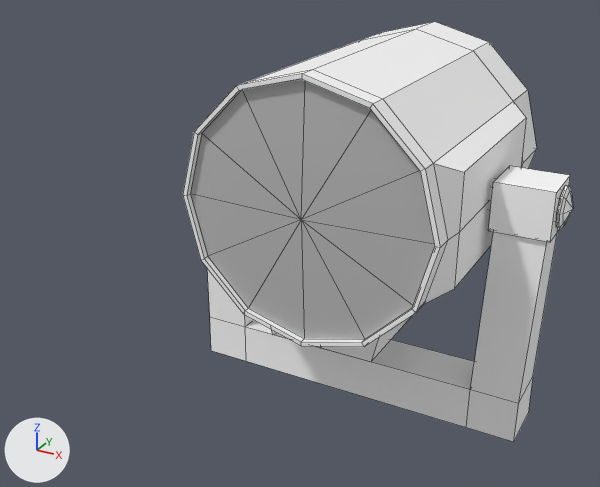
The FBX model Assets/Models/ENV_Models/LightBeacon/ENV_BeaconOfLight.fbx as it was, and as the next commit left it.
Rendered twice from a 50 mm camera at (0.0356, -0.08, 0.0566) aimed at (-0.0036, -0.0088, 0.021). Every picture has the same lights, and +X, +Y and +Z are marked at lower left. Mesh edges are drawn as thin lines. Where no turn or scale is listed for an object, it has been applied to the vertices.

The first picture shows 'ENV_Beacon', 'ENV_BeaconLight'.
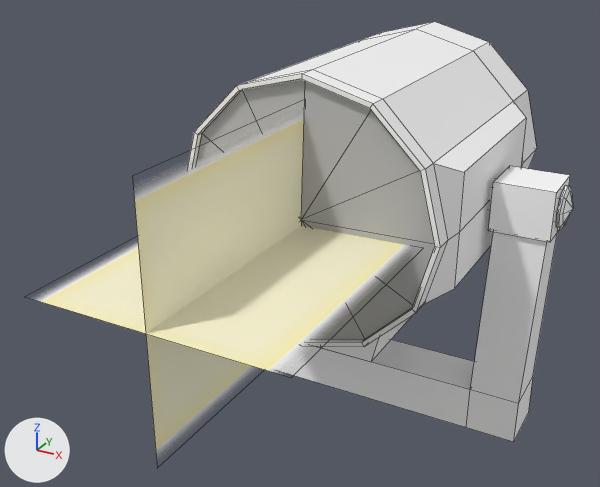
Changed parts and their boxes [x1, y1, x2, y2] in the pictures (600 x 487 px):
```json
{"object": "ENV_LightPlanes", "change": "added", "after": [39, 115, 408, 453], "on screen": "beige"}
```

The change, as JSON lines over the scene's bpy script:
```json
{"op": "add", "block": "img_txr_env_beacon_light_color_png", "code": ["img_txr_env_beacon_light_color_png = load_image('TXR_ENV_Beacon_Light_Color.png', 'TXR_ENV_Beacon_Light_Color.png', 2048, 2048, 'sRGB')"]}
{"op": "add", "block": "mat_lambert4", "code": ["mat_lambert4 = principled_material('lambert4')", "mat_lambert4.texture = img_txr_env_beacon_light_color_png  # with its transparency"]}
{"op": "add", "block": "me_mesh_002", "code": ["me_mesh_002 = bpy.data.meshes.new('Mesh.002')", "me_mesh_002.from_pydata(...)  # 8 vertices, 2 faces; spans x -0.0122..0.0122, y -0.0244..0.0, z -0.0122..0.0122", "me_mesh_002.materials.append(mat_lambert4)  # picture img_txr_env_beacon_light_color_png"]}
{"op": "add", "block": "ob_env_lightplanes", "code": ["ob_env_lightplanes = bpy.data.objects.new('ENV_LightPlanes', me_mesh_002)", "ob_env_lightplanes.location = (0.0, -0.0143, 0.026)"]}
```
